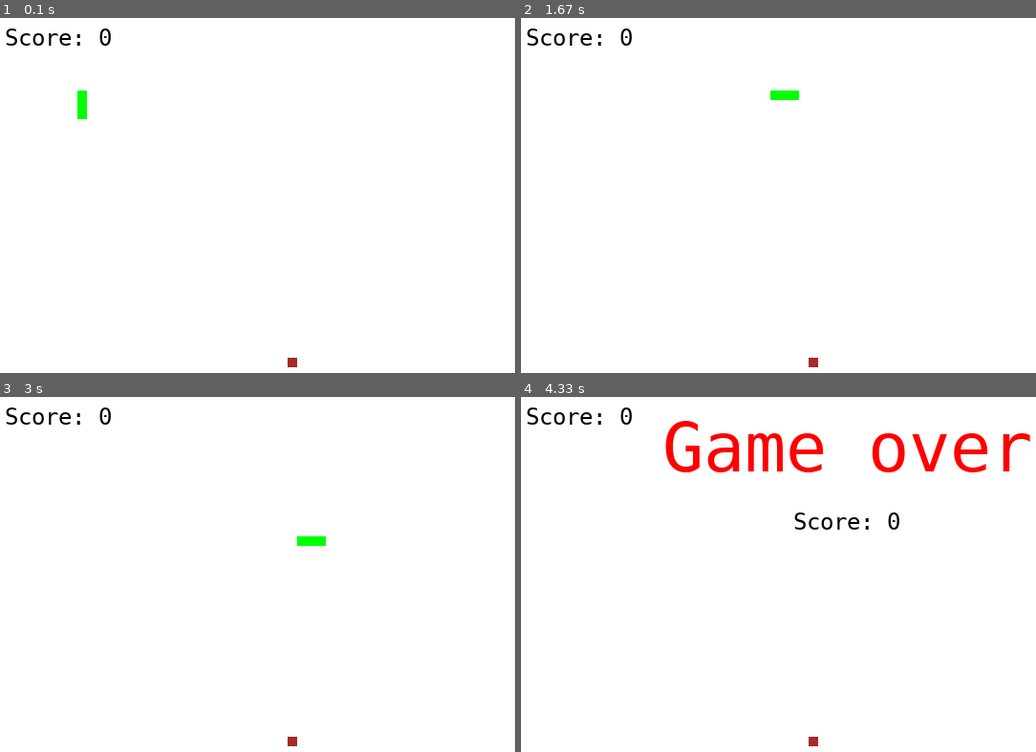
Above: before the commit, frames 1-4 (two rows, left to right).
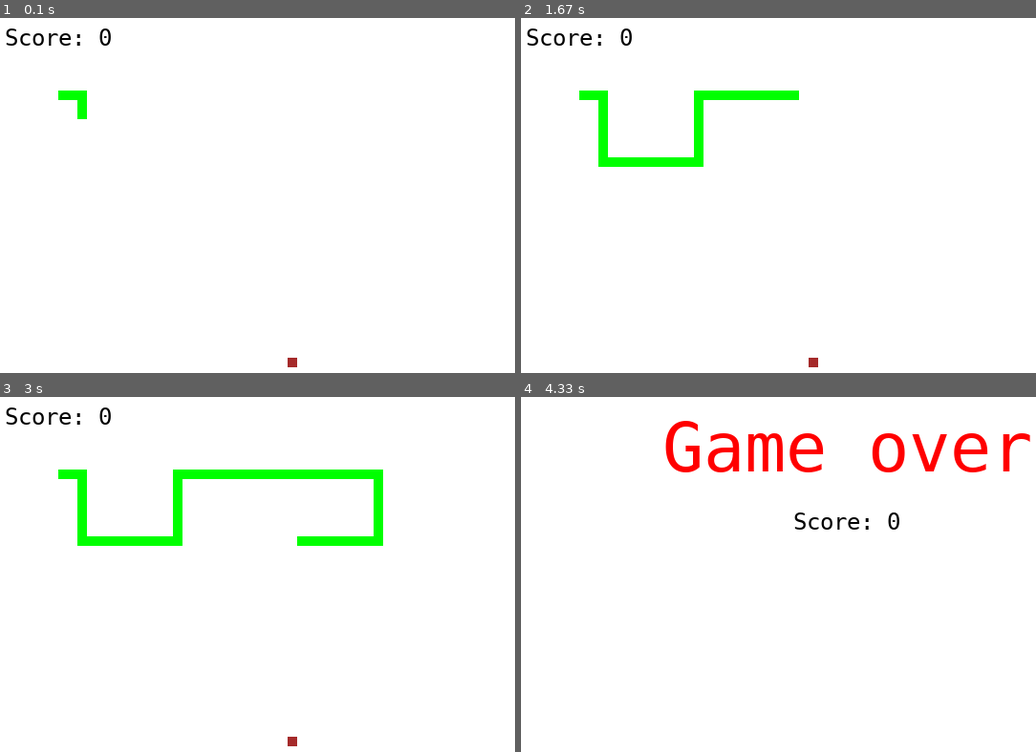
Above: after the commit, the same moments.

Repository: psixonaut/py_game
Game: pygame game, started from snake.py
The game is run twice, just before and just after one commit, with the same random seed, the same clock (stepped at 60 frames per second) and the same inputs.
Inputs:
- Up to frame 1 (0.1 s): no input
- Up to frame 2 (1.67 s): hold Right 0.33-0.8 s; hold Up 0.83-1.13 s; hold Right 1.17-1.63 s
- Up to frame 3 (3 s): hold Down 2.23-2.53 s; hold Left 2.57-2.97 s
- Up to frame 4 (4.33 s): hold Up 3-3.37 s

The runs differ from the first frame. In frame 1, 0.1% of the frame differs, in the area x 11-16%, y 20-24%; in frame 2, 1.7%; in frame 3, 3.0%, in the area x 11-75%, y 20-42%; in frame 4, 0.3%.

Commit message:
косметика

Diff:
--- a/snake.py
+++ b/snake.py
@@ -1,3 +1,4 @@
+import time
 import pygame
 import random
 
@@ -10,6 +11,7 @@
                        pygame.Color('brown')]
         self.fps = pygame.time.Clock()
         self.score = 0
+        self.over = False
 
     def start_game(self):
         pygame.init()
@@ -17,7 +19,7 @@
     def print_name(self):
         self.screen = pygame.display.set_mode((
             self.width, self.height))
-        pygame.display.set_caption('Snake Game')
+        pygame.display.set_caption('Snake')
 
     def update(self):
         pygame.display.flip()
@@ -37,6 +39,7 @@
 
     def game_over(self):
         #сюда дописать добавление в бд
+        self.screen.fill(self.COLORS[3])
         game_over_font = pygame.font.SysFont('monaco', 72)
         game_over_surf = game_over_font.render('Game over', True, self.COLORS[0])
         game_over_rect = game_over_surf.get_rect()
@@ -44,6 +47,8 @@
         self.screen.blit(game_over_surf, game_over_rect)
         self.show_score(0)
         pygame.display.flip()
+        self.over = True
+
 
 
 class Snake:
@@ -78,8 +83,8 @@
             food_pos = [random.randrange(30, width/10)*10 - 20,
                         random.randrange(30, height/10)*10 - 20]
             score += 1
-        else:
-            self.snake_body.pop()
+        # else:
+        #     self.snake_body.pop()
         return score, food_pos
 
     def spawn_snake(self, screen, surface_color):
@@ -97,9 +102,8 @@
             or self.snake_head[1] < 0
                 )):
             game_end()
-        for block in self.snake_body[1:]:
-            if (block[0] == self.snake_head[0] and
-                    block[1] == self.snake_head[1]):
+        for square in self.snake_body[1:]:
+            if (square[0] == self.snake_head[0] and square[1] == self.snake_head[1]):
                 game_end()
 
 
@@ -141,10 +145,12 @@
     snake.new_directions = new_directions
     snake.check_direction_changes()
     snake.change_position()
+    snake.collision_check(game.game_over, game.width, game.height)
     game.score, food.food_pos = snake.body_mechanism(game.score, food.food_pos, game.width, game.height)
     snake.spawn_snake(game.screen, game.COLORS[3])
     food.spawn_food(game.screen)
     snake.collision_check(game.game_over, game.width, game.height)
     game.show_score()
-    game.update()
+    if not game.over:
+        game.update()
 pygame.quit()
